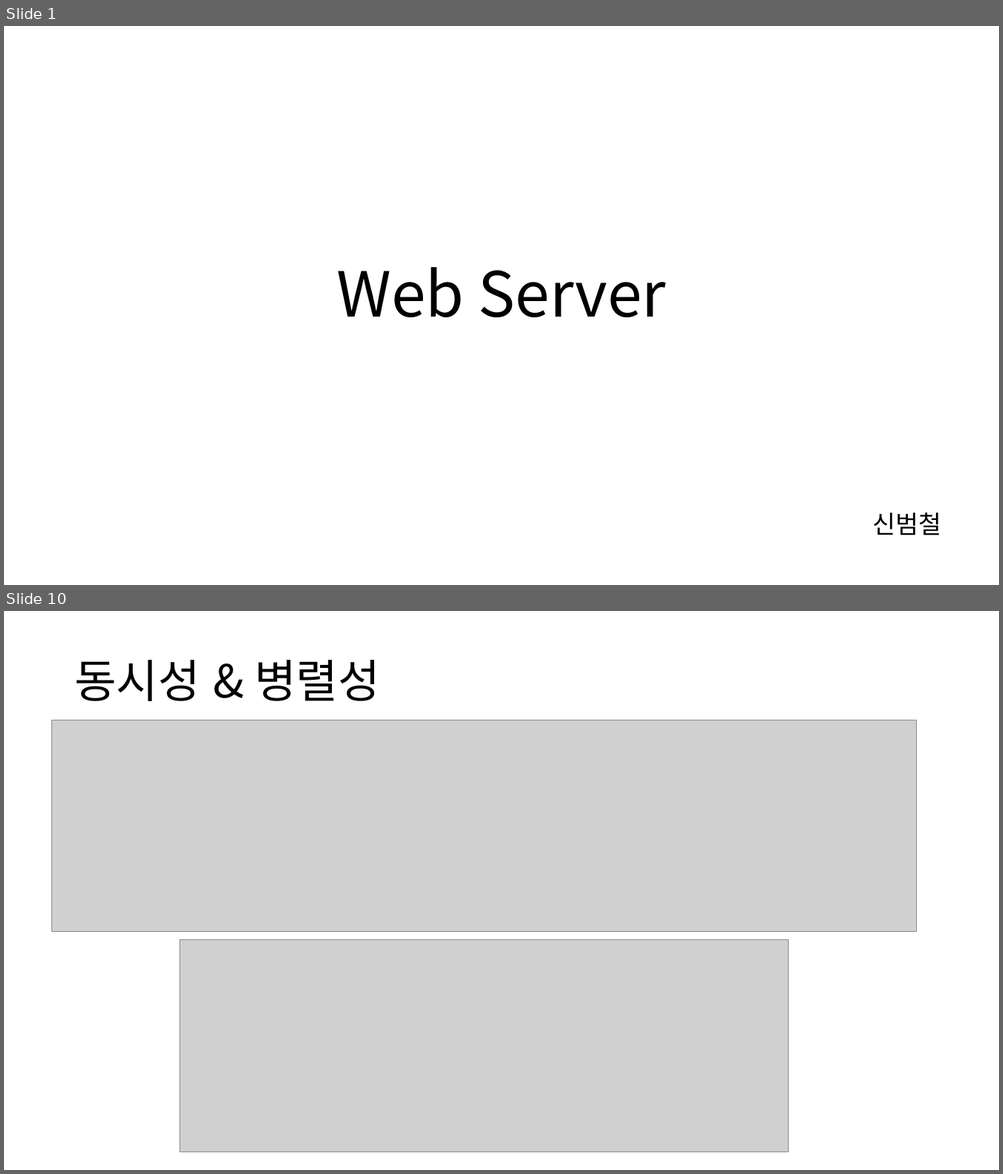
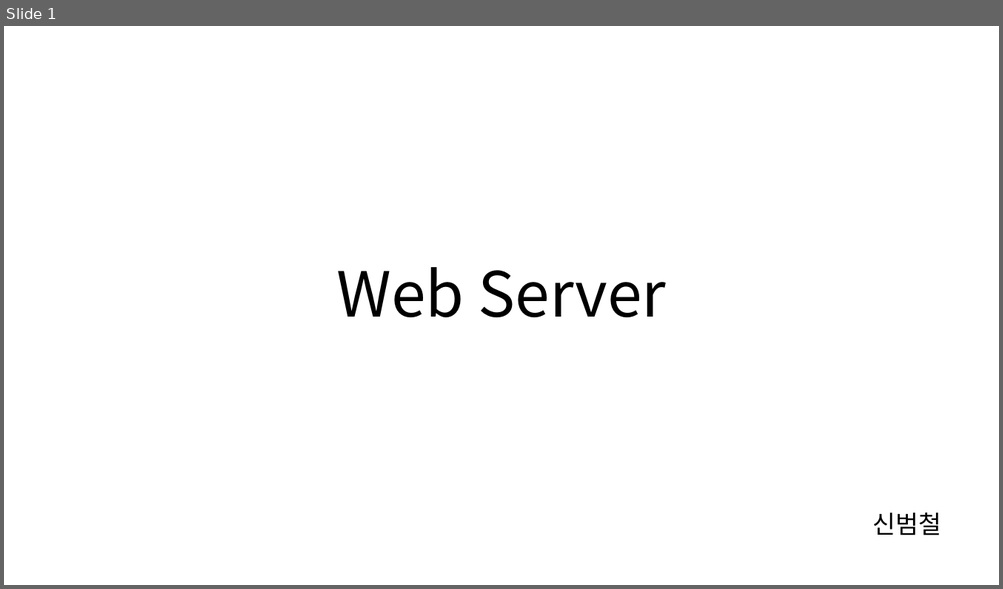
Before and after one commit to cs-study-org/cs-study, a slide deck: 16/beom/WebServer.pptx. Shown one above the other, each under a label of ours: slides 1 and 10 before the commit, slide 1 after it; the slides between them are not shown. The pictures are 1003x1174 and 1003x589 pixels, drawn with LibreOffice and Linux fonts; fonts in the diff are those of the drawing; grey boxes stand for pictures. Boxes give left, top, right and bottom in pixels: in the first picture for what was removed or moved away, otherwise in the second. Text is boxed around its words. In the diff, an @@ line names an element or a change of style, - is before the commit and + after.

```diff
--- a/16/beom/WebServer.pptx
+++ b/16/beom/WebServer.pptx
@@ slide 10 removed at bbox=[4, 611, 999, 1170], background #FFFFFF @@
@@ title removed at bbox=[74, 660, 380, 701] @@
-동시성 & 병렬성
@@ picture removed at bbox=[52, 720, 916, 932] @@
@@ picture removed at bbox=[180, 940, 788, 1152] @@
```
Also in this commit, not shown: 2 slides changed, 8 slides added, 8 other slides removed.
